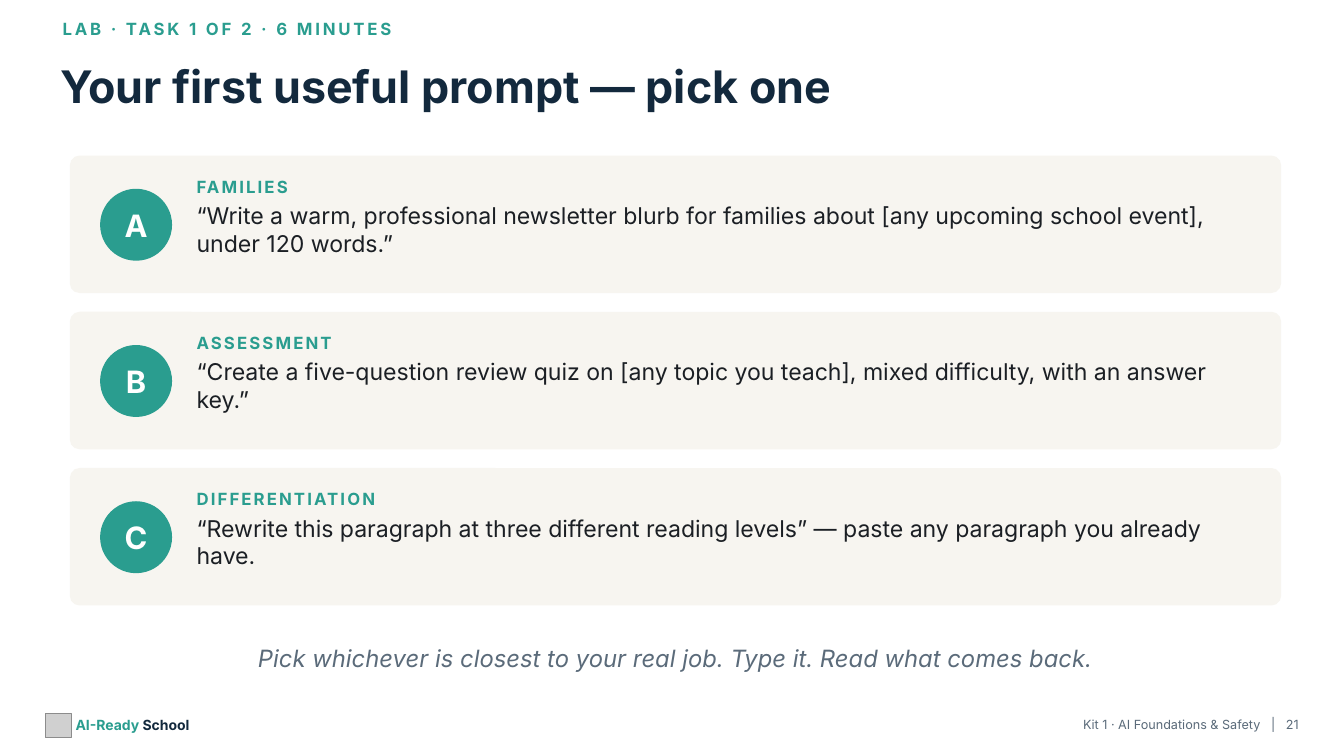
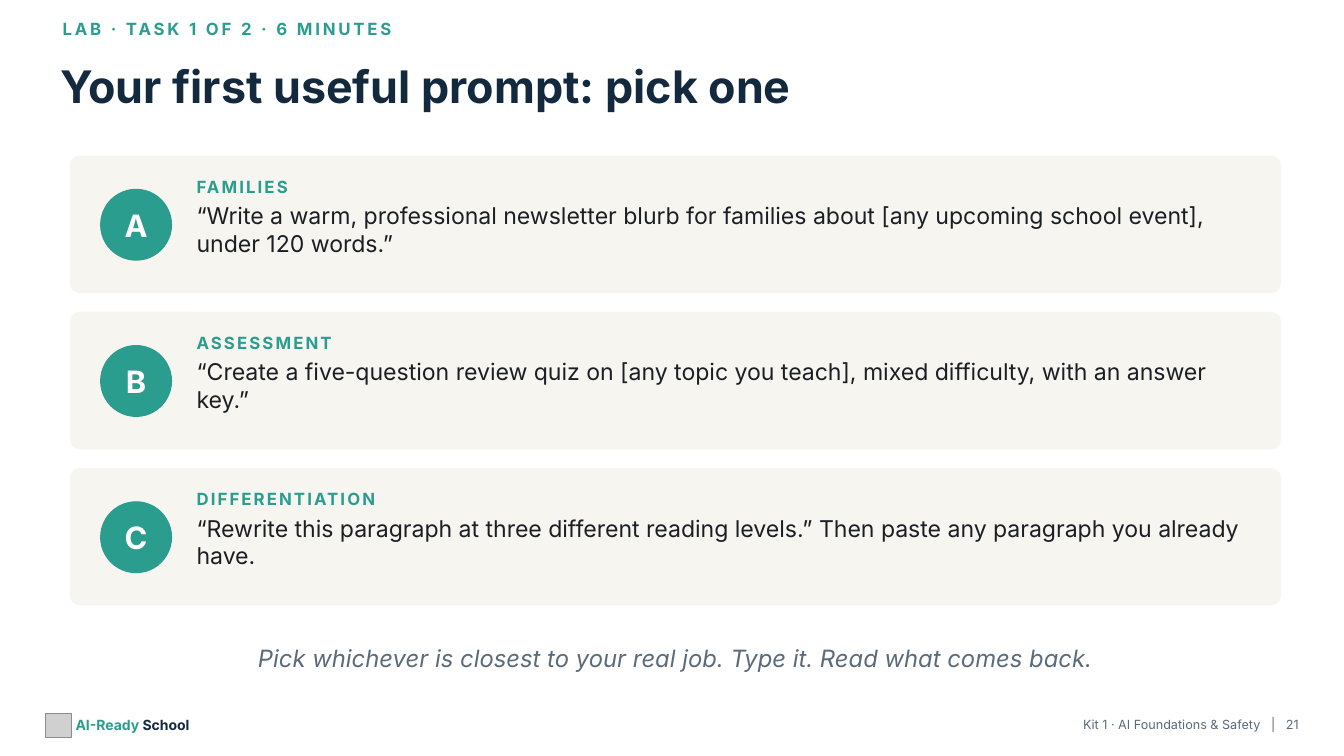
Before and after one commit to aspinozzi1/Ai-School-Ready, a slide deck: slide 21 of kits/kit01/Kit01_PresentationDeck.pptx. Drawn at 1344x756 pixels with LibreOffice and Linux fonts; fonts in the diff are those of the drawing; grey boxes stand for pictures. Boxes give left, top, right and bottom in pixels: in the first picture for what was removed or moved away, otherwise in the second. Text is boxed around its words. In the diff, an @@ line names an element or a change of style, - is before the commit and + after.

```diff
--- a/kits/kit01/Kit01_PresentationDeck.pptx
+++ b/kits/kit01/Kit01_PresentationDeck.pptx
@@ text at (x1=60, y1=68, x2=791, y2=112): text changed @@
-Your first useful prompt — pick one
+Your first useful prompt: pick one
@@ text at (x1=197, y1=519, x2=1238, y2=565): text changed @@
-“Rewrite this paragraph at three different reading levels” — paste any paragraph you already have.
+“Rewrite this paragraph at three different reading levels.” Then paste any paragraph you already have.
```
Also in this commit, not shown: 24 other slides changed, 20 other files.
